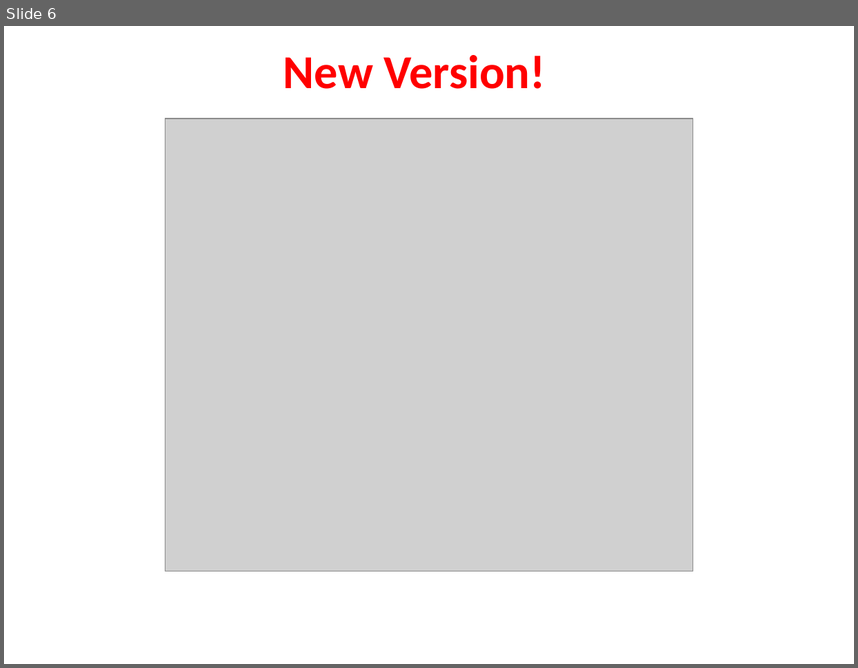
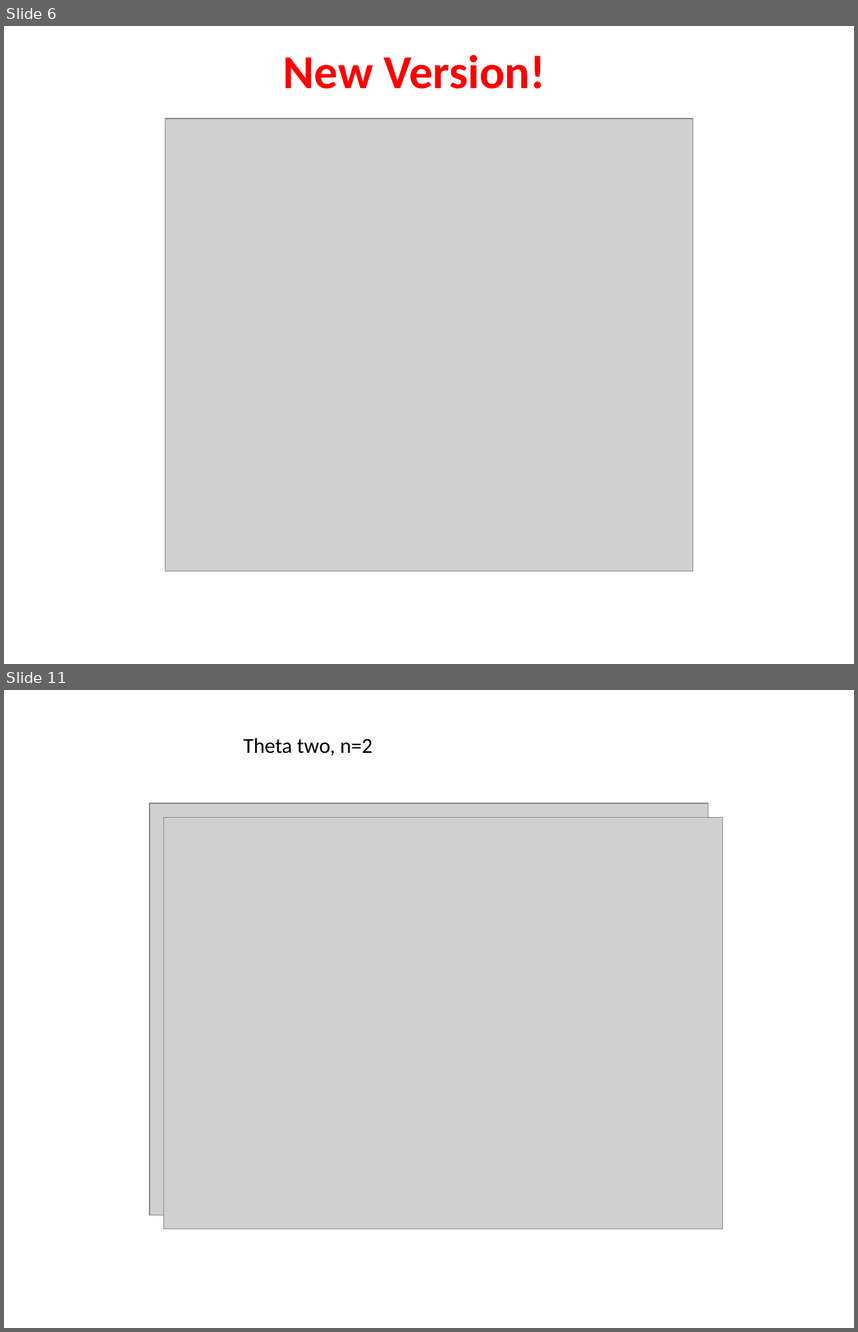
Before and after one commit to WaresLab/QuBar, a slide deck: Figures draft for manuscript.pptx. Shown one above the other, each under a label of ours: slide 6 before the commit, slides 6 and 11 after it; the slides between them are not shown. The pictures are 858x668 and 858x1332 pixels, drawn with LibreOffice and Linux fonts; fonts in the diff are those of the drawing; grey boxes stand for pictures. Boxes give left, top, right and bottom in pixels: in the first picture for what was removed or moved away, otherwise in the second. Text is boxed around its words. In the diff, an @@ line names an element or a change of style, - is before the commit and + after.

```diff
--- a/Figures draft for manuscript.pptx
+++ b/Figures draft for manuscript.pptx
@@ slide 11 added at (4, 690, 854, 1328), background #FFFFFF @@
@@ text added at (243, 738, 372, 756), 18 pt, text #000000 @@
+Theta two, n=2
@@ picture added at (150, 803, 708, 1214) @@
@@ picture added at (164, 817, 722, 1228) @@
```
Also in this commit, not shown: 5 other slides added, 6 other files.
